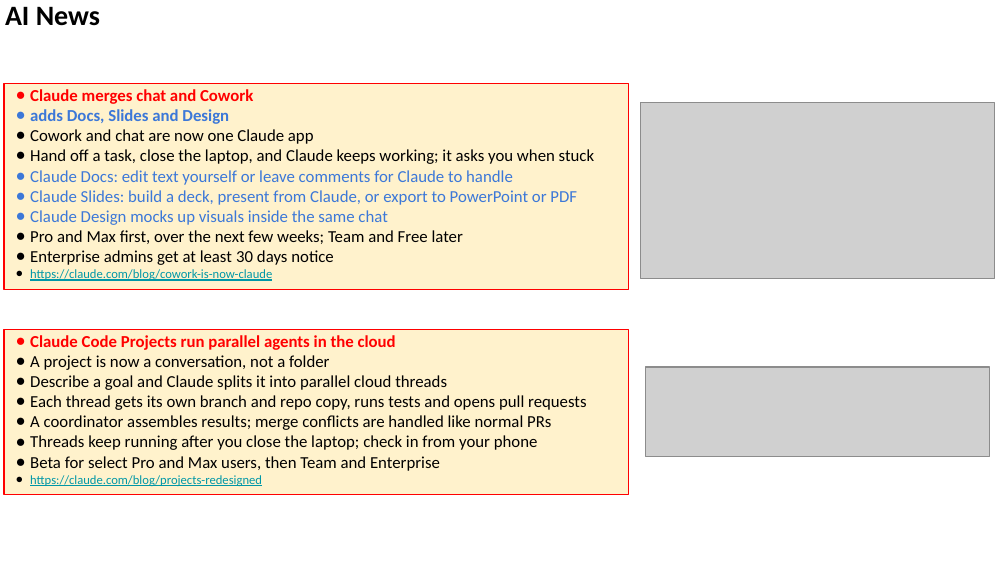
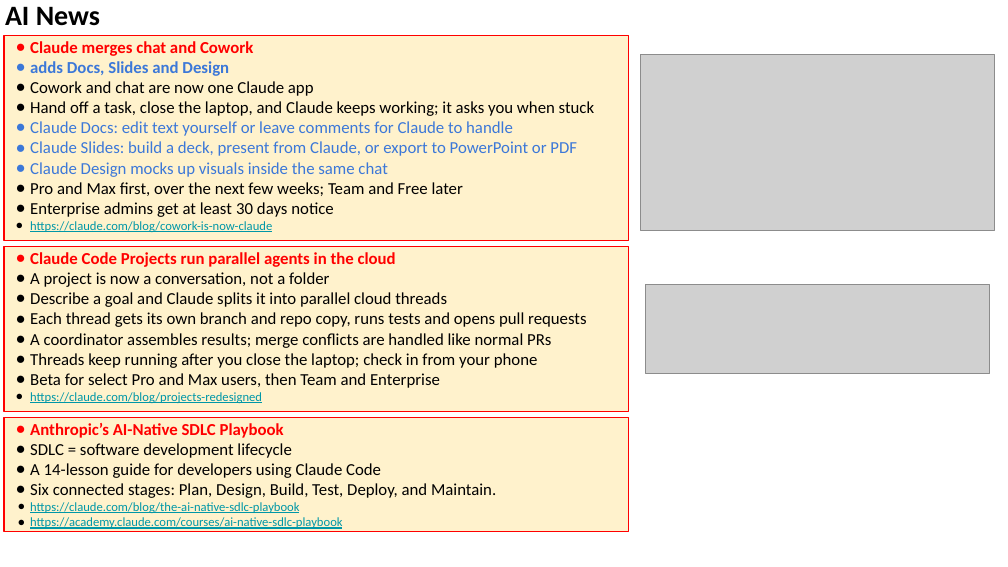
Before and after one commit to lselector/seminar, a slide deck: slide 18 of 2026/2026-09-25-AI-News.pptx. Drawn at 1008x567 pixels with LibreOffice and Linux fonts; fonts in the diff are those of the drawing; grey boxes stand for pictures. Boxes give left, top, right and bottom in pixels: in the first picture for what was removed or moved away, otherwise in the second. Text is boxed around its words. In the diff, an @@ line names an element or a change of style, - is before the commit and + after.

```diff
--- a/2026/2026-09-25-AI-News.pptx
+++ b/2026/2026-09-25-AI-News.pptx
@@ rectangle "Claude merges chat and Cowork": place and size @@
-rectangle "Claude merges chat and Cowork" at (4, 84, 629, 289)
+rectangle "Claude merges chat and Cowork" at (4, 35, 629, 241)
@@ picture: place and size @@
-picture at (641, 103, 995, 279)
+picture at (641, 54, 995, 231)
@@ rectangle "Claude Code Projects run parallel ...": place and size @@
-rectangle "Claude Code Projects run parallel ..." at (4, 330, 629, 495)
+rectangle "Claude Code Projects run parallel ..." at (4, 247, 629, 412)
@@ picture: place and size @@
-picture at (646, 367, 990, 457)
+picture at (646, 284, 990, 374)
@@ rectangle added at (4, 417, 629, 531), fill #FFF2CC, outline #FF0000 0.75 pt, 12 pt, text #000000 @@
+● Anthropic’s AI-Native SDLC Playbook
+● SDLC = software development lifecycle
+● A 14-lesson guide for developers using Claude Code
+● Six connected stages: Plan, Design, Build, Test, Deploy, and Maintain.
+● https://claude.com/blog/the-ai-native-sdlc-playbook
+● https://academy.claude.com/courses/ai-native-sdlc-playbook
```
Also in this commit, not shown: 3 other slides changed, 9 slides added.
